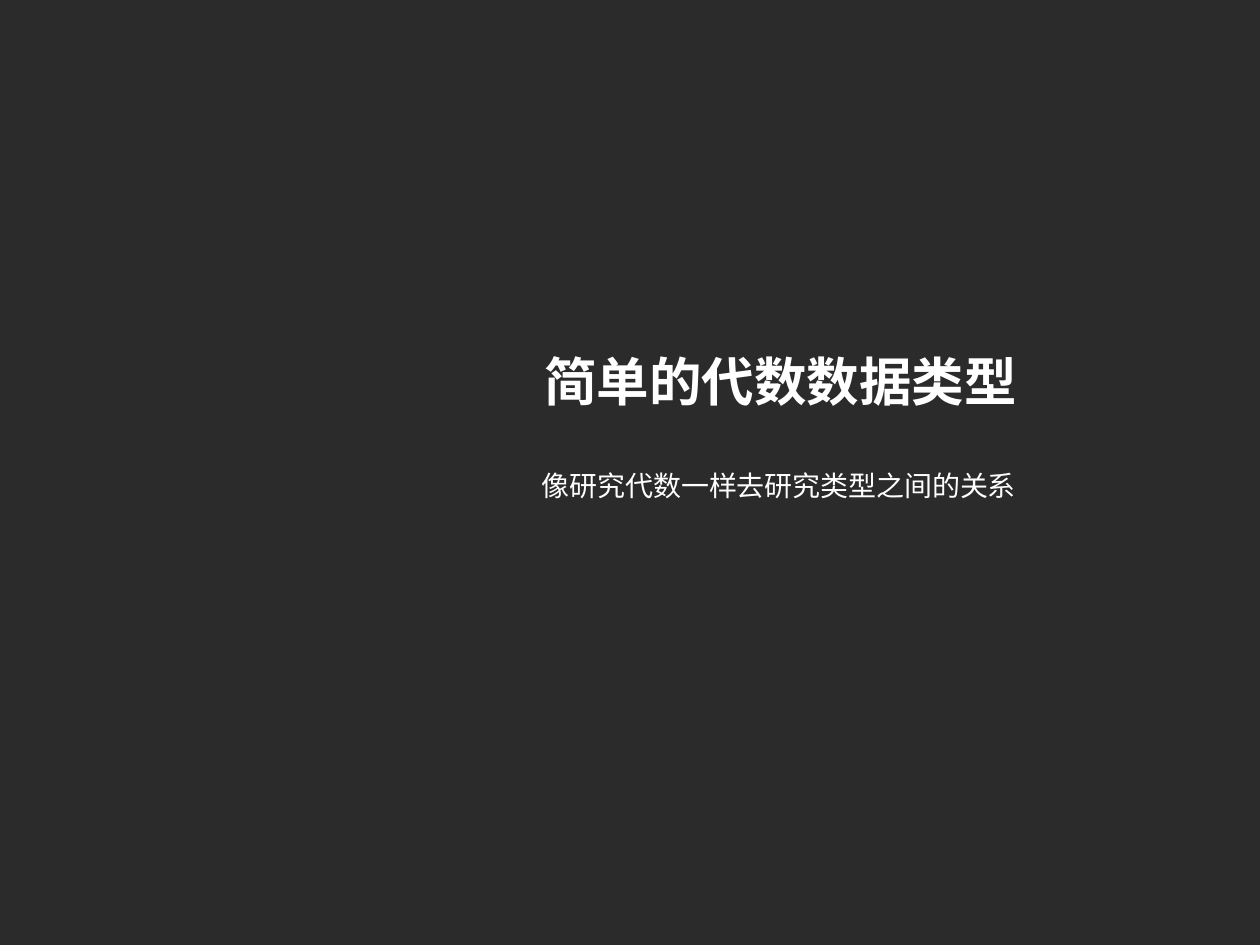
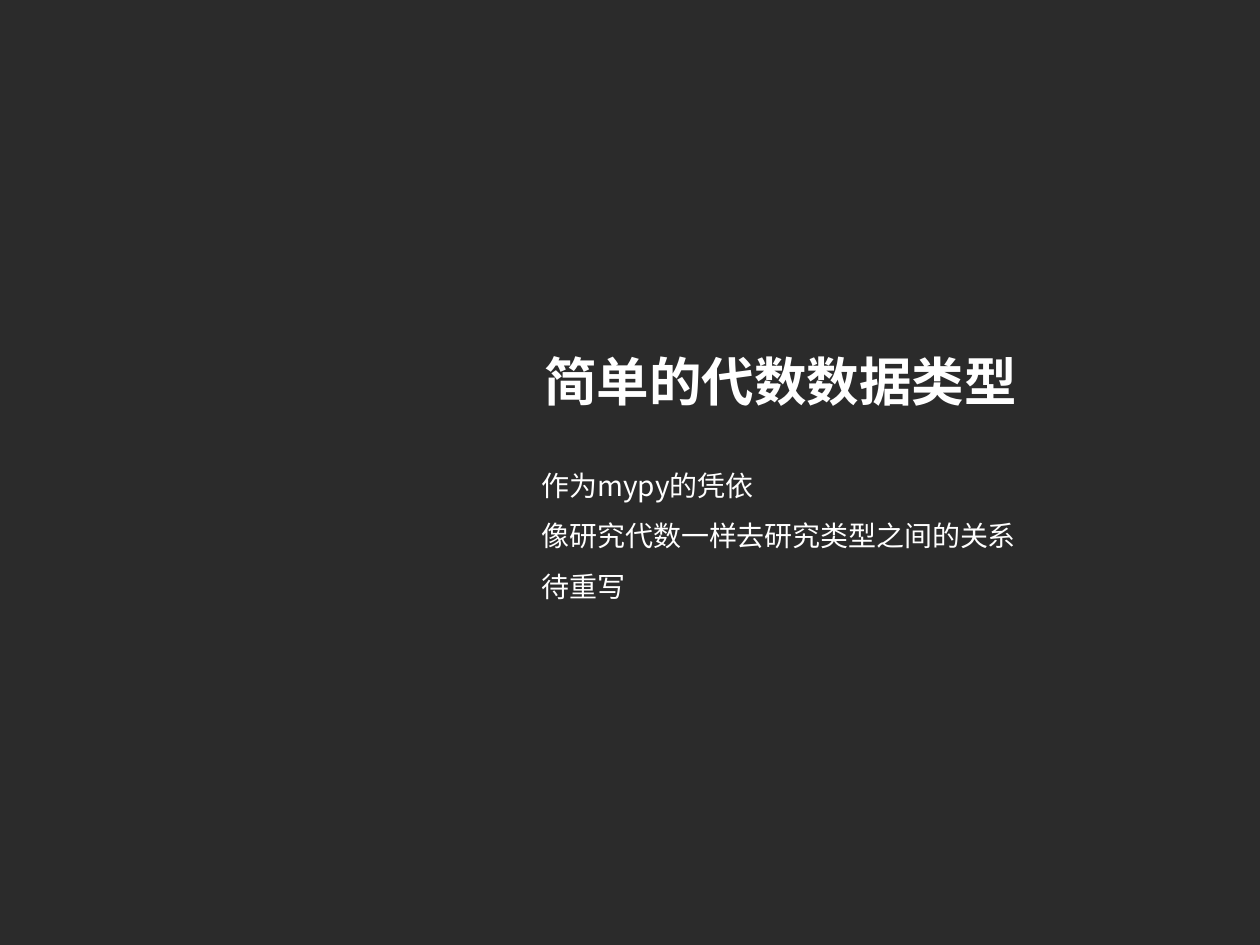
Before and after one commit to imlyzh/pycon, a slide deck: slide 10 of 静态类型的Python.pptx (slide 7 before the commit). Drawn at 1260x945 pixels with LibreOffice and Linux fonts; fonts in the diff are those of the drawing; background and template pictures are left out; a plain dark background stands for a picture behind light text. Boxes give left, top, right and bottom in pixels: in the first picture for what was removed or moved away, otherwise in the second. Text is boxed around its words. In the diff, an @@ line names an element or a change of style, - is before the commit and + after.

```diff
--- a/静态类型的Python.pptx
+++ b/静态类型的Python.pptx
@@ text at [542, 472, 754, 503]: paragraph added @@
+作为mypy的凭依
@@ text at [542, 573, 626, 600]: paragraph added @@
+待重写
```
Also in this commit, not shown: 8 other slides changed, 3 slides added, 1 slide removed.
